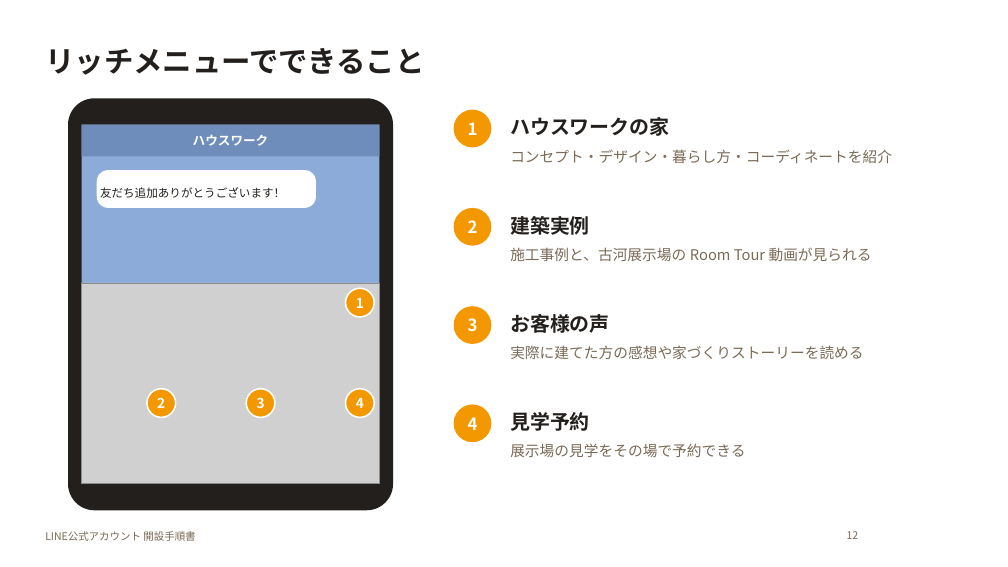
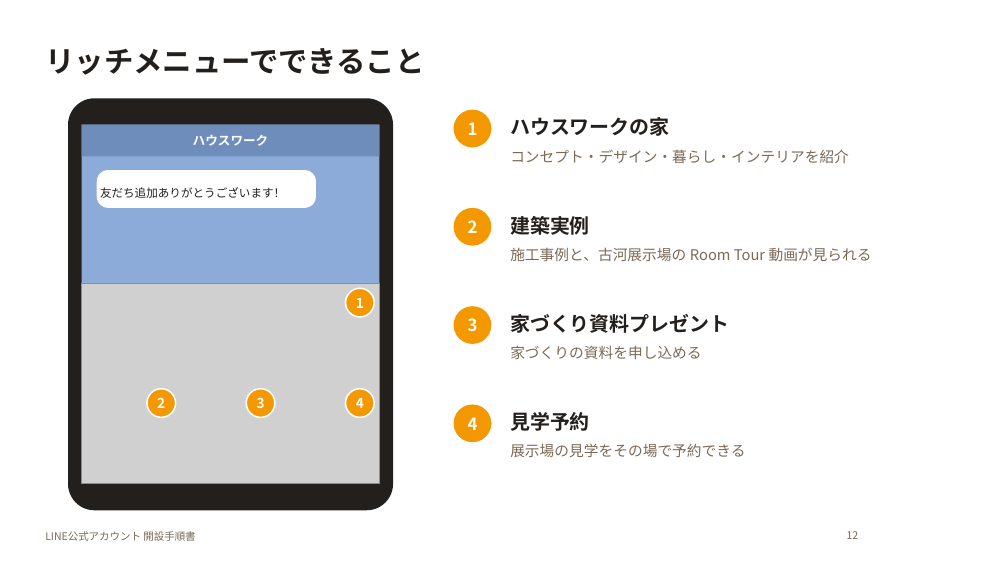
Before and after one commit to rietakenaho-creator/my-first-project_atinterior, a slide deck: slide 12 of line-account-guide/LINE公式アカウント開設手順書.pptx. Drawn at 1008x567 pixels with LibreOffice and Linux fonts; fonts in the diff are those of the drawing; grey boxes stand for pictures; background and template pictures are left out. Boxes give left, top, right and bottom in pixels: in the first picture for what was removed or moved away, otherwise in the second. Text is boxed around its words. In the diff, an @@ line names an element or a change of style, - is before the commit and + after.

```diff
--- a/line-account-guide/LINE公式アカウント開設手順書.pptx
+++ b/line-account-guide/LINE公式アカウント開設手順書.pptx
@@ text at (x1=510, y1=149, x2=849, y2=163): text changed @@
-コンセプト・デザイン・暮らし方・コーディネートを紹介
+コンセプト・デザイン・暮らし・インテリアを紹介
@@ text at (x1=510, y1=314, x2=729, y2=333): text changed @@
-お客様の声
+家づくり資料プレゼント
@@ text at (x1=510, y1=345, x2=701, y2=359): text changed @@
-実際に建てた方の感想や家づくりストーリーを読める
+家づくりの資料を申し込める
```
Also in this commit, not shown: 1 other slide changed, 7 other files.
